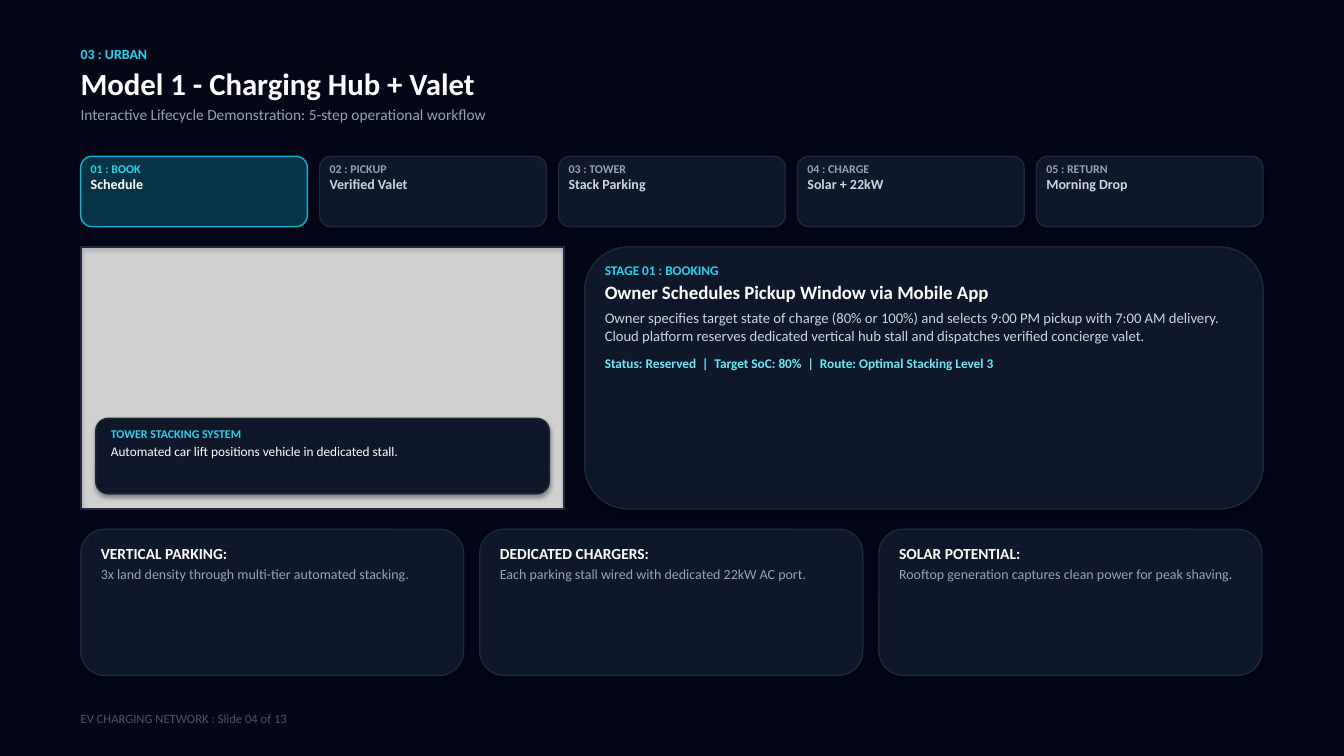
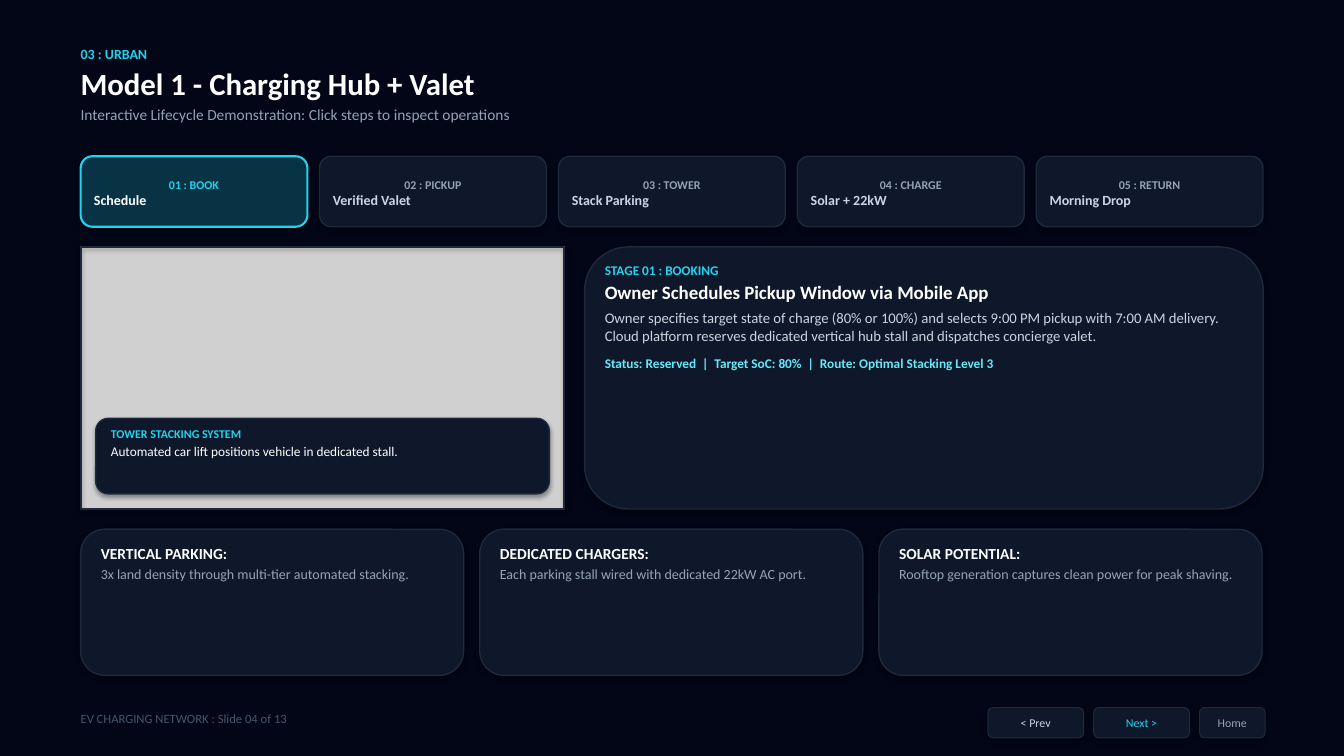
Before and after one commit to kanaseprathamesh568-a11y/ev-charging-network-presentation, a slide deck: slide 4 of EV_Charging_Network_Presentation.pptx. Drawn at 1344x756 pixels with LibreOffice and Linux fonts; fonts in the diff are those of the drawing; grey boxes stand for pictures. Boxes give left, top, right and bottom in pixels: in the first picture for what was removed or moved away, otherwise in the second. Text is boxed around its words. In the diff, an @@ line names an element or a change of style, - is before the commit and + after.

Commit message:
Deploy 157-action interactive PowerPoint deck with clickable stepper tabs and live simulator buttons

```diff
--- a/EV_Charging_Network_Presentation.pptx
+++ b/EV_Charging_Network_Presentation.pptx
@@ text at (81,109,509,123): text changed @@
-Interactive Lifecycle Demonstration: 5-step operational workflow
+Interactive Lifecycle Demonstration: Click steps to inspect operations
@@ rounded rectangle "01 : BOOK": place and size @@
-rounded rectangle "01 : BOOK" at (91,165,143,189)
+rounded rectangle "01 : BOOK" at (81,156,308,227)
@@ rounded rectangle "01 : BOOK" at (81,156,308,227): vertical alignment top to middle; fill none to #083344; outline none to #22D3EE 1.5 pt; shadow on @@
@@ rounded rectangle removed at (81,156,308,227) @@
@@ rounded rectangle "02 : PICKUP": place and size @@
-rounded rectangle "02 : PICKUP" at (330,165,408,189)
+rounded rectangle "02 : PICKUP" at (320,156,546,227)
@@ rounded rectangle removed at (320,156,546,227) @@
@@ rounded rectangle "03 : TOWER": place and size @@
-rounded rectangle "03 : TOWER" at (569,165,645,192)
+rounded rectangle "03 : TOWER" at (559,156,785,227)
@@ rounded rectangle removed at (559,156,785,227) @@
@@ rounded rectangle "04 : CHARGE": place and size @@
-rounded rectangle "04 : CHARGE" at (807,165,884,189)
+rounded rectangle "04 : CHARGE" at (798,156,1024,227)
@@ rounded rectangle removed at (798,156,1024,227) @@
@@ vertical alignment top to middle; fill none to #0F172A; outline none to #1E293B 1 pt; shadow on in 4 elements at (320,156,546,227), (559,156,785,227), (798,156,1024,227), (1036,156,1263,227) @@
@@ rounded rectangle "05 : RETURN": place and size @@
-rounded rectangle "05 : RETURN" at (1046,165,1128,192)
+rounded rectangle "05 : RETURN" at (1036,156,1263,227)
@@ rounded rectangle removed at (1036,156,1263,227) @@
@@ text in rounded rectangle at (169,181,219,189): alignment left to centre @@
@@ text in rounded rectangle at (404,181,461,189): alignment left to centre @@
@@ text in rounded rectangle at (643,181,701,189): alignment left to centre @@
@@ text in rounded rectangle at (880,181,942,189): alignment left to centre @@
@@ text in rounded rectangle at (1119,181,1181,189): alignment left to centre @@
@@ text at (605,312,1219,344): text changed @@
-Owner specifies target state of charge (80% or 100%) and selects 9:00 PM pickup with 7:00 AM delivery. Cloud platform reserves dedicated vertical hub stall and dispatches verified concierge valet.
+Owner specifies target state of charge (80% or 100%) and selects 9:00 PM pickup with 7:00 AM delivery. Cloud platform reserves dedicated vertical hub stall and dispatches concierge valet.
@@ rounded rectangle added at (988,708,1084,738), fill #0F172A, outline #1E293B 0.75 pt, 8.5 pt, text #CBD5E1 @@
+< Prev
@@ rounded rectangle added at (1094,708,1190,738), fill #0F172A, outline #1E293B 0.75 pt, 8.5 pt, text #22D3EE @@
+Next >
@@ rounded rectangle added at (1200,708,1265,738), fill #0F172A, outline #1E293B 0.75 pt, 8.5 pt, text #94A3B8 @@
+Home
```
Also in this commit, not shown: 12 other slides changed, 14 slides added, 1 other file.
